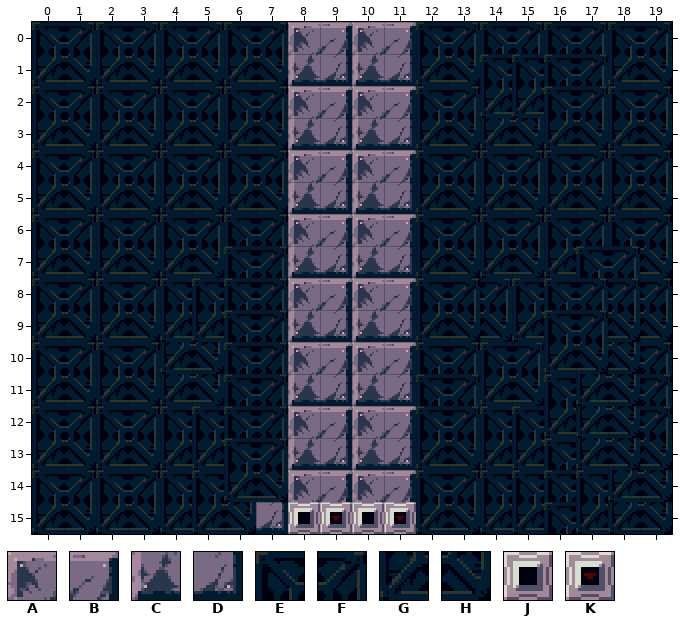
A Tiled map (JSON) gets an edit: maps/Map_2_1.json. Above, as it was before the edit.
Cells are 16x16 px. Shown: x 0..19, y 0..15.
Key: from "PrtAlmond": A 1, B 2, C 17, D 18, E 33, F 34, G 49, H 50, J 51, K 52.
_ is an empty cell, # one hidden under a higher layer.
Layer "background" before, first column x 0:
 0 EFEFEFEFABABEFEFEFEF
 1 GHGHGHGHCDCDGHEEEFGH
 2 EFEFEFEFABABEFGGEFEF
 3 GHGHGHGHCDCDGHGHGHGH
 4 EFEFEFEFABABEFEFEFEF
 5 GHGHGHGHCDCDGHGHGHGH
 6 EFEFEFEFABABEFEFEFEF
 7 GHGHGHEFCDCDGHGHGEFH
 8 EFEFEEEFABABEFFEEFFF
 9 GHGHGGEFCDCDGHHGEFHH
10 EFEFGHEFABABEFEFGHHF
11 GHGHGHEFCDCDEFGHEGHF
12 EFEFEEEFABABEFEEGGHF
13 GHGHGGEFCDCDGHGGEGHH
14 EFEFEEGHABABEFEEEEGH
15 GHGHGGHDJKJKGHGGEGGH
And afterwards:
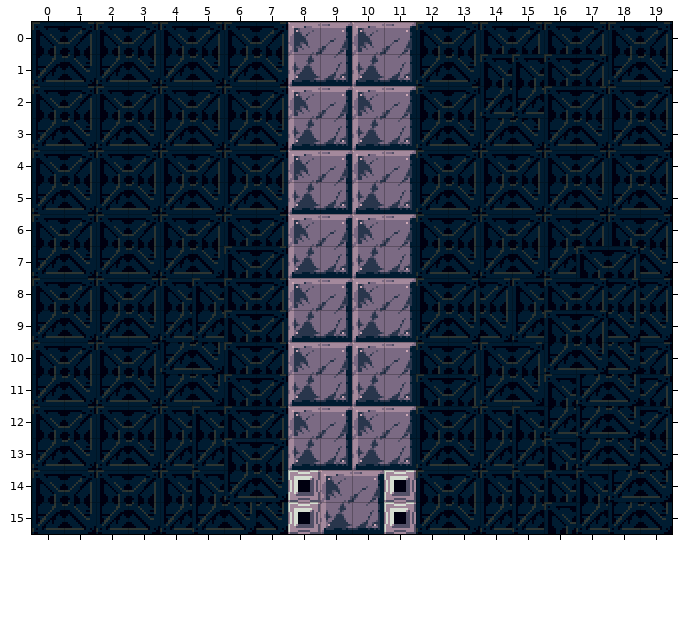
Tiles of an added or newly shown layer are drawn over the layers below it.
Change:
Layer "background":
y 15: x 9..11 KJK -> ###
Layer "Tile Layer 1" (now shown):
y 14: x 8..11 ____ -> JABJ
y 15: x 7 _ -> H; x 9..11 ___ -> CDJ
